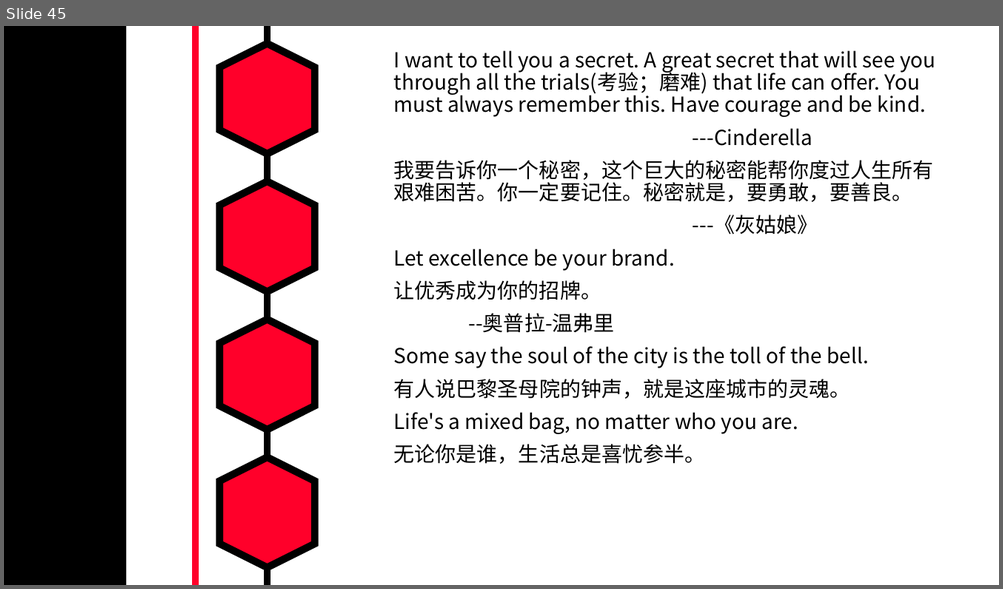
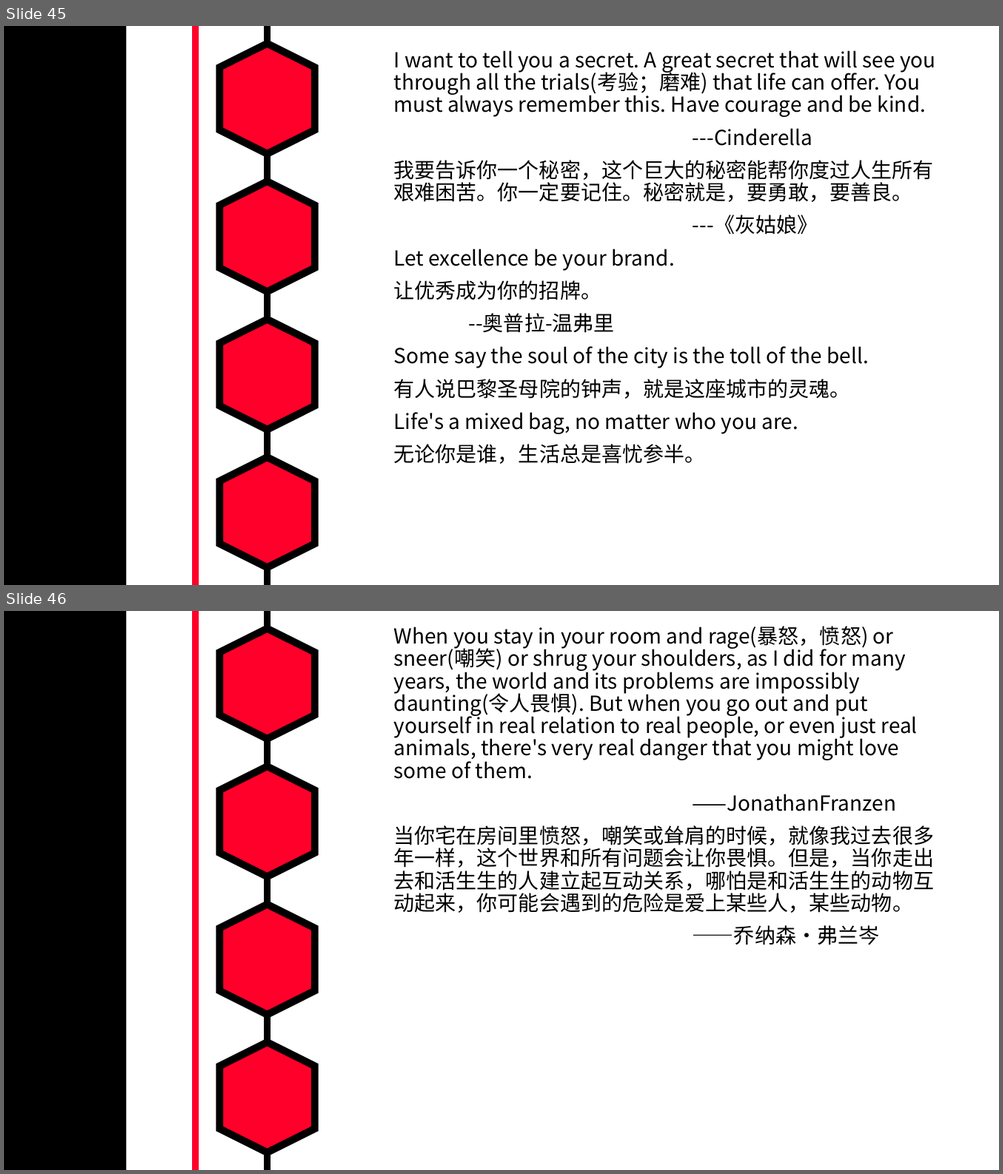
Before and after one commit to MarkShen1992/PPT-template, a slide deck: morning reading/iridescent english sentenses.pptx. Shown one above the other, each under a label of ours: slide 45 before the commit, slides 45 and 46 after it. The pictures are 1003x589 and 1003x1174 pixels, drawn with LibreOffice and Linux fonts; fonts in the diff are those of the drawing. Boxes give left, top, right and bottom in pixels: in the first picture for what was removed or moved away, otherwise in the second. Text is boxed around its words. In the diff, an @@ line names an element or a change of style, - is before the commit and + after.

```diff
--- a/morning reading/iridescent english sentenses.pptx
+++ b/morning reading/iridescent english sentenses.pptx
@@ slide 46 added at (4, 611, 999, 1170), background #FFFFFF; not listed: 7 template elements that a slide beside it also shows @@
@@ text added at (394, 626, 933, 945), 20 pt, text #000000 @@
+When you stay in your room and rage(暴怒，愤怒) or sneer(嘲笑) or shrug your shoulders, as I did for many years, the world and its problems are impossibly daunting(令人畏惧). But when you go out and put yourself in real relation to real people, or even just real animals, there's very real danger that you might love some of them.
+——JonathanFranzen
+当你宅在房间里愤怒，嘲笑或耸肩的时候，就像我过去很多年一样，这个世界和所有问题会让你畏惧。但是，当你走出去和活生生的人建立起互动关系，哪怕是和活生生的动物互动起来，你可能会遇到的危险是爱上某些人，某些动物。
+——乔纳森·弗兰岑
```
Also in this commit, not shown: 4 slides changed, 1 other slide added.
